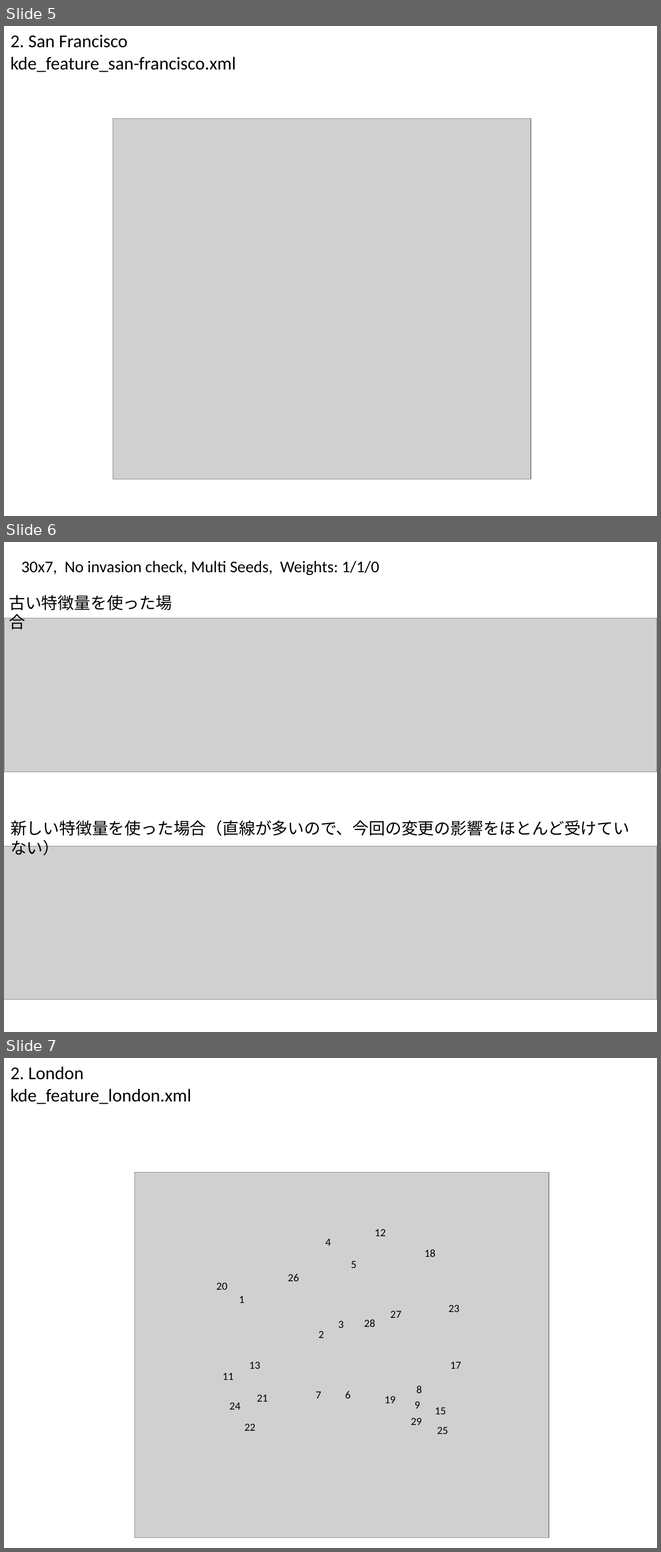
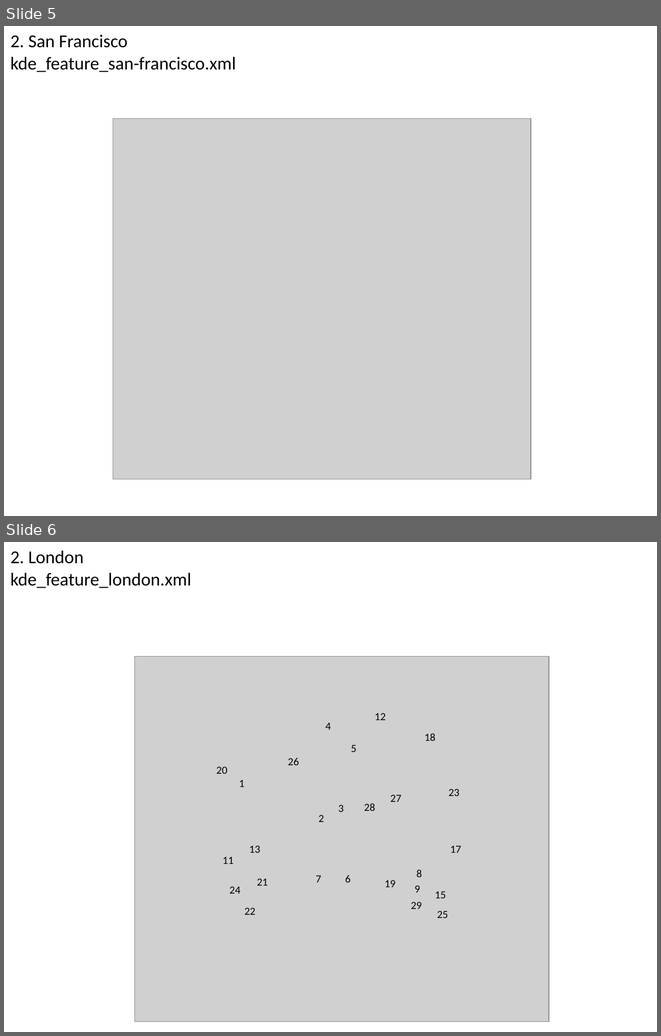
Before and after one commit to gnishida/StreetDesigner, a slide deck: doc/results_20140319/results_20140319.pptx. Shown one above the other, each under a label of ours: slides 5, 6 and 7 before the commit, slides 5 and 6 after it. The pictures are 661x1552 and 661x1036 pixels, drawn with LibreOffice and Linux fonts; fonts in the diff are those of the drawing; grey boxes stand for pictures. Boxes give left, top, right and bottom in pixels: in the first picture for what was removed or moved away, otherwise in the second. Text is boxed around its words. In the diff, an @@ line names an element or a change of style, - is before the commit and + after.

```diff
--- a/doc/results_20140319/results_20140319.pptx
+++ b/doc/results_20140319/results_20140319.pptx
@@ slide 6 removed at bbox=[4, 542, 657, 1032], background #FFFFFF @@
@@ text removed at bbox=[21, 561, 379, 575] @@
-30x7, No invasion check, Multi Seeds, Weights: 1/1/0
@@ text removed at bbox=[9, 595, 172, 610] @@
-古い特徴量を使った場合
@@ picture removed at bbox=[4, 618, 657, 773] @@
@@ text removed at bbox=[10, 820, 629, 836] @@
-新しい特徴量を使った場合（直線が多いので、今回の変更の影響をほとんど受けていない）
@@ picture removed at bbox=[4, 846, 657, 999] @@
@@ what was slide 7 is now slide 6 @@
```
Also in this commit, not shown: 2 slides added, 3 other slides removed, 6 other files.
